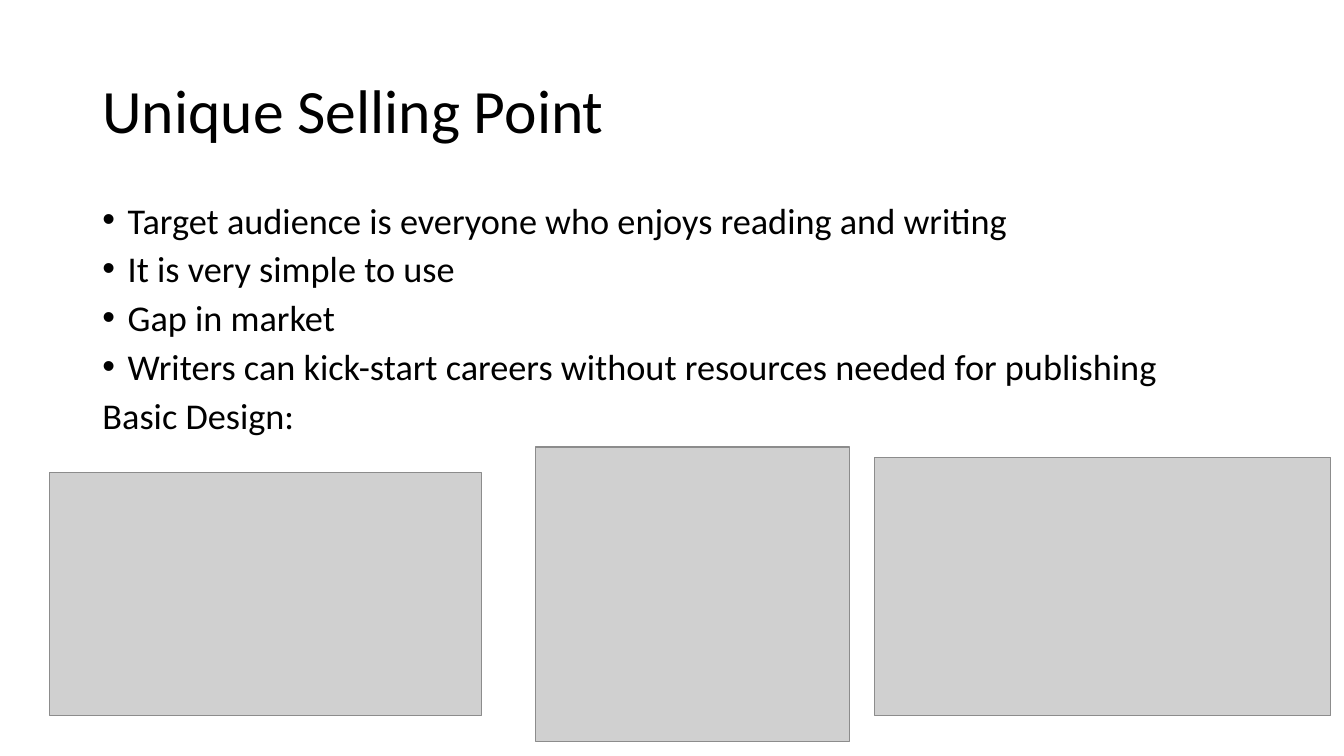
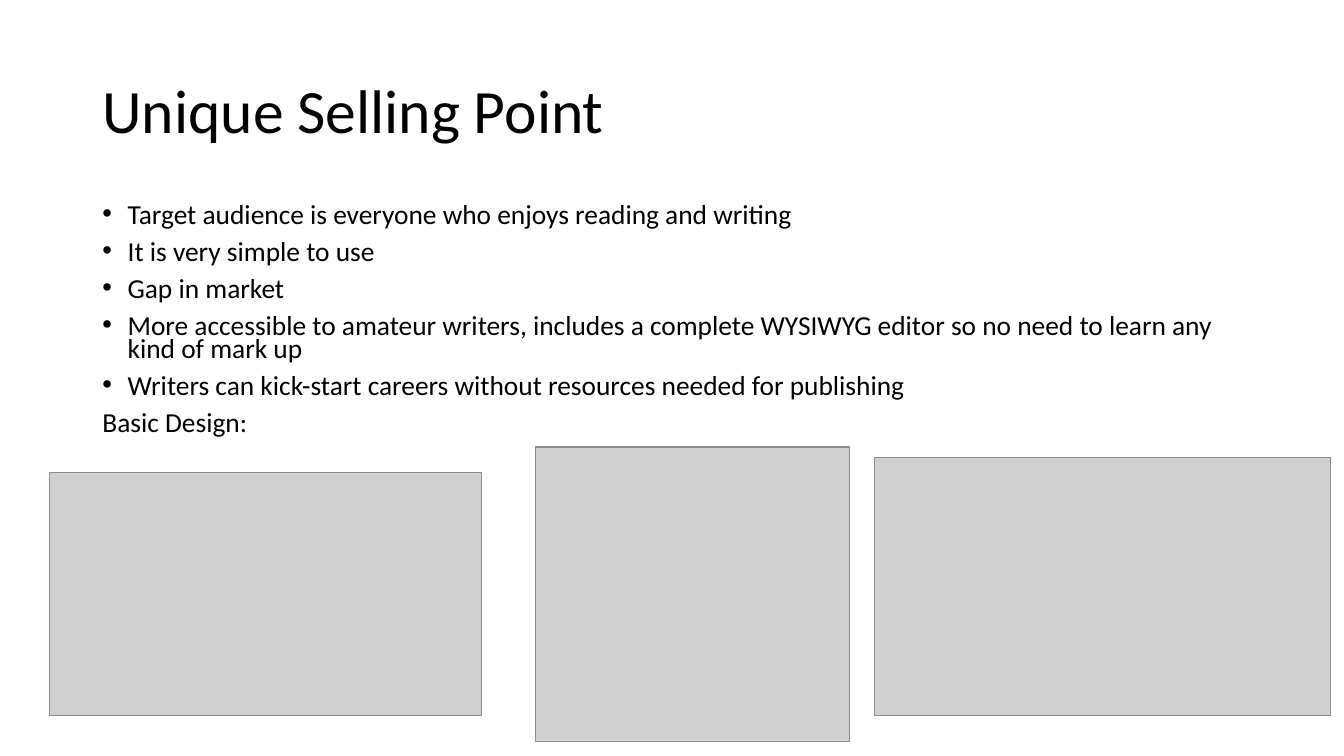
Before and after one commit to NoyanR/3hack2, a slide deck: slide 3 of Story Sharing Website.pptx. Drawn at 1344x756 pixels with LibreOffice and Linux fonts; fonts in the diff are those of the drawing; grey boxes stand for pictures. Boxes give left, top, right and bottom in pixels: in the first picture for what was removed or moved away, otherwise in the second. Text is boxed around its words. In the diff, an @@ line names an element or a change of style, - is before the commit and + after.

```diff
--- a/Story Sharing Website.pptx
+++ b/Story Sharing Website.pptx
@@ text at <box>102,205,904,437</box>: size 25.9 to 19.6 pt in "Target audience is everyone who enjoys reading ...", "It is very simple to use", "Gap in market", "Writers can kick-start careers without resources needed ..." and 1 more places; line spacing 0.8 to 0.7 @@
@@ text at <box>128,316,1211,363</box>: paragraph added @@
+• More accessible to amateur writers, includes a complete WYSIWYG editor so no need to learn any kind of mark up
```
Also in this commit, not shown: 1 other slide changed, 1 slide removed.
